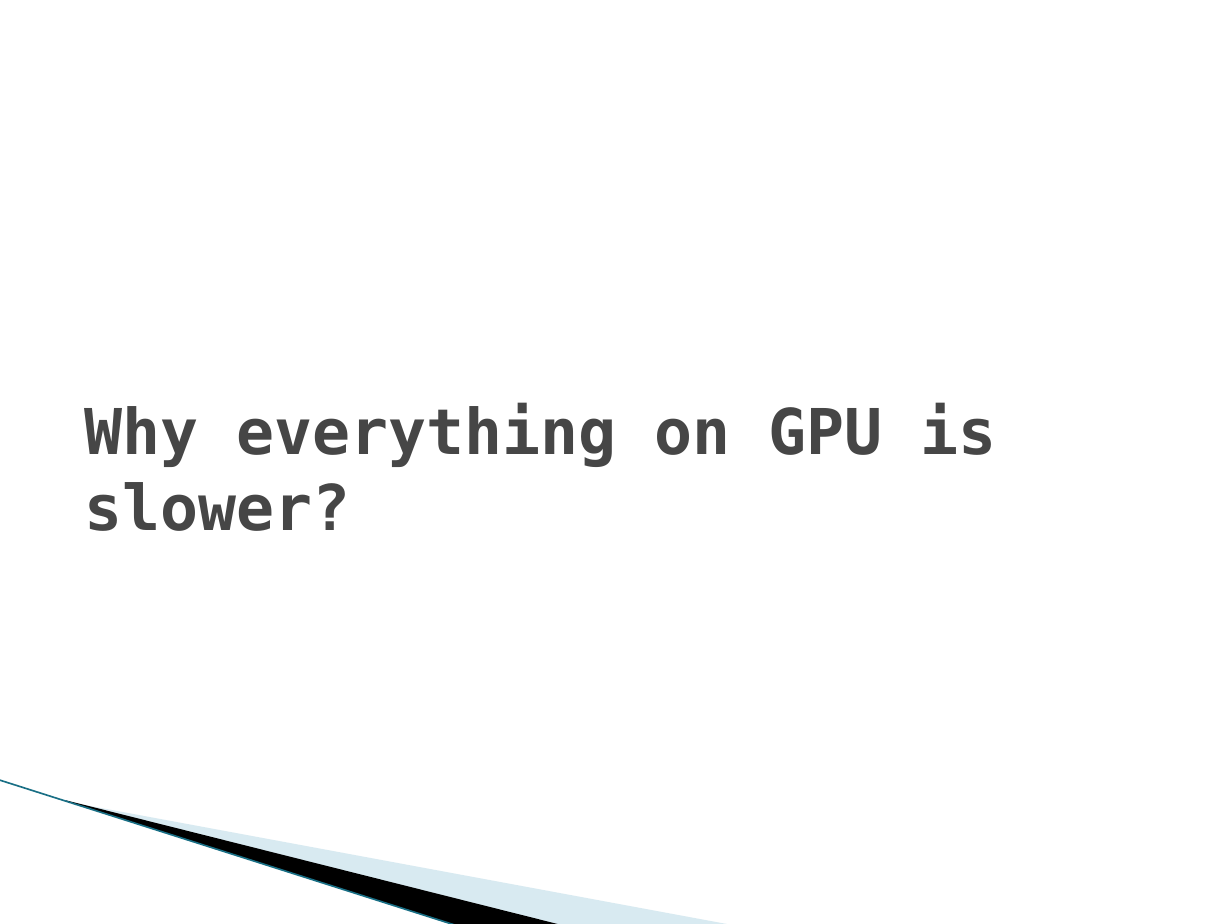
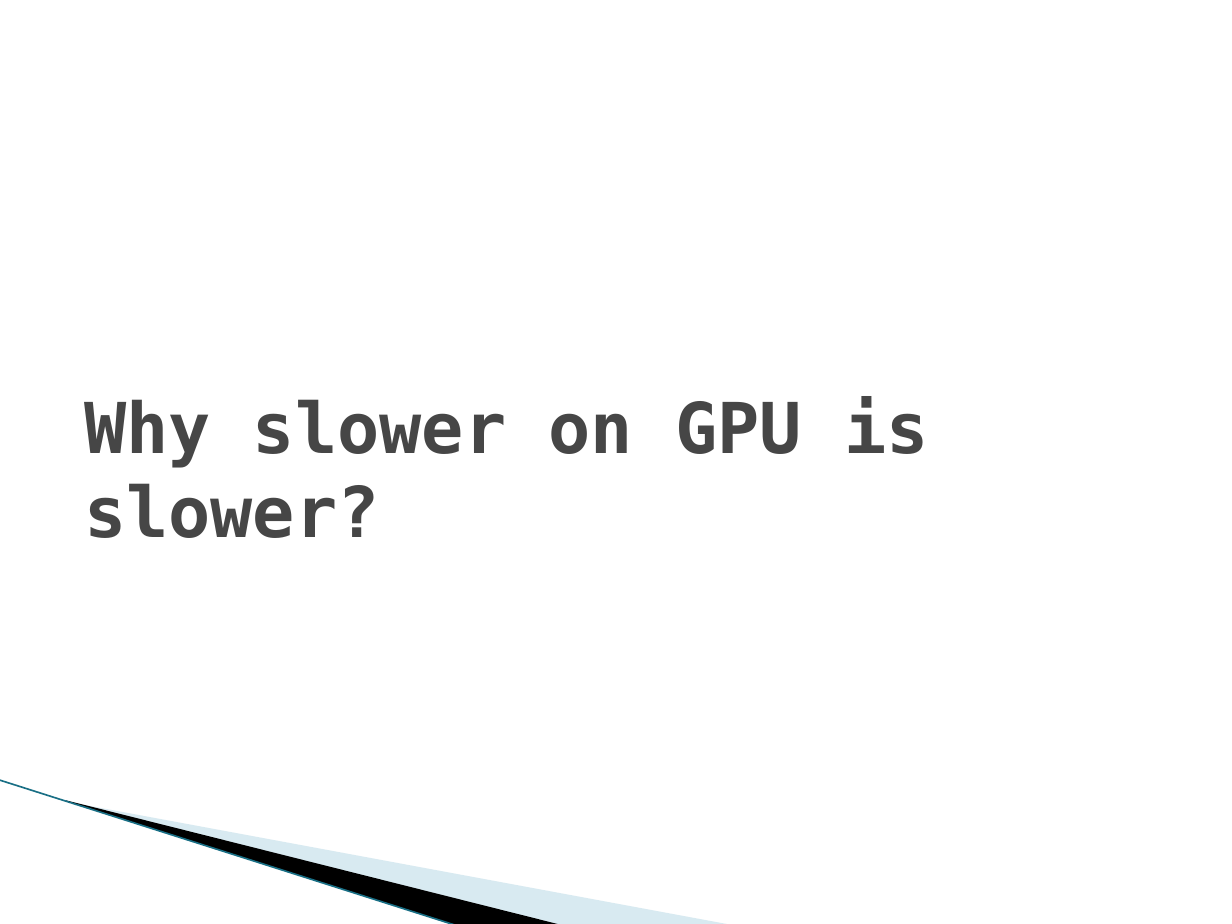
Before and after one commit to Keripo/DancingMonkeysAccelerated, a slide deck: slide 11 of final/presentation.pptx (slide 10 before the commit). Drawn at 1232x924 pixels with LibreOffice and Linux fonts; fonts in the diff are those of the drawing; background and template pictures are left out. Boxes give left, top, right and bottom in pixels: in the first picture for what was removed or moved away, otherwise in the second. Text is boxed around its words. In the diff, an @@ line names an element or a change of style, - is before the commit and + after.

```diff
--- a/final/presentation.pptx
+++ b/final/presentation.pptx
@@ title at box(84, 396, 928, 538): text changed; size 36.9 to 41 pt @@
-Why everything on GPU is slower?
+Why slower on GPU is slower?
```
Also in this commit, not shown: 5 other slides changed, 11 slides added, 6 slides removed.
